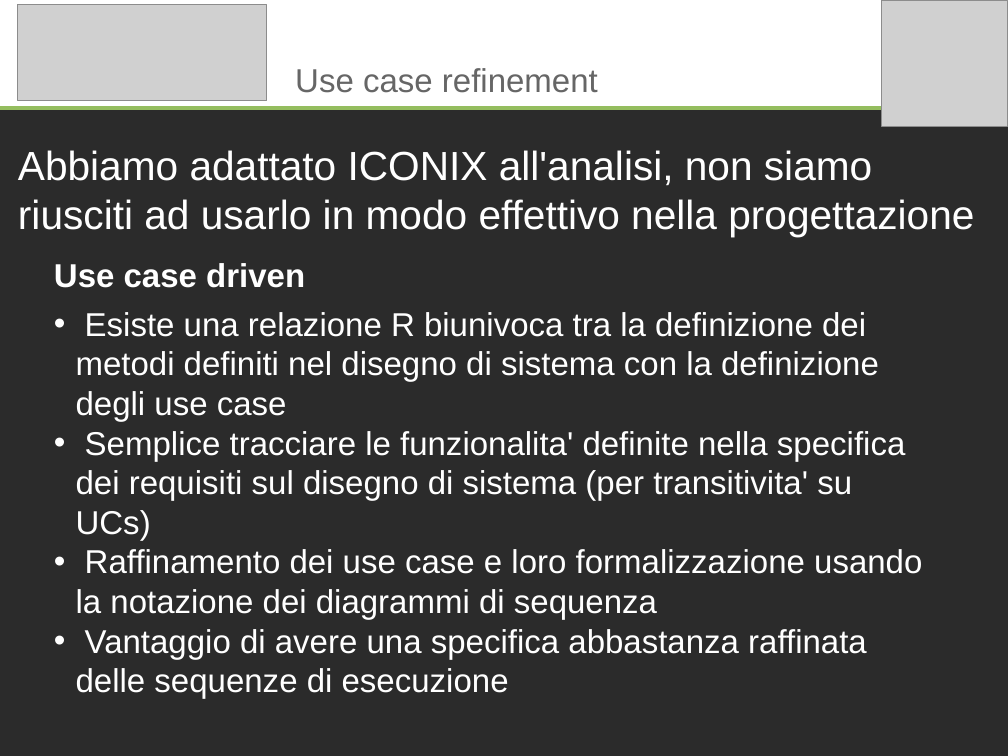
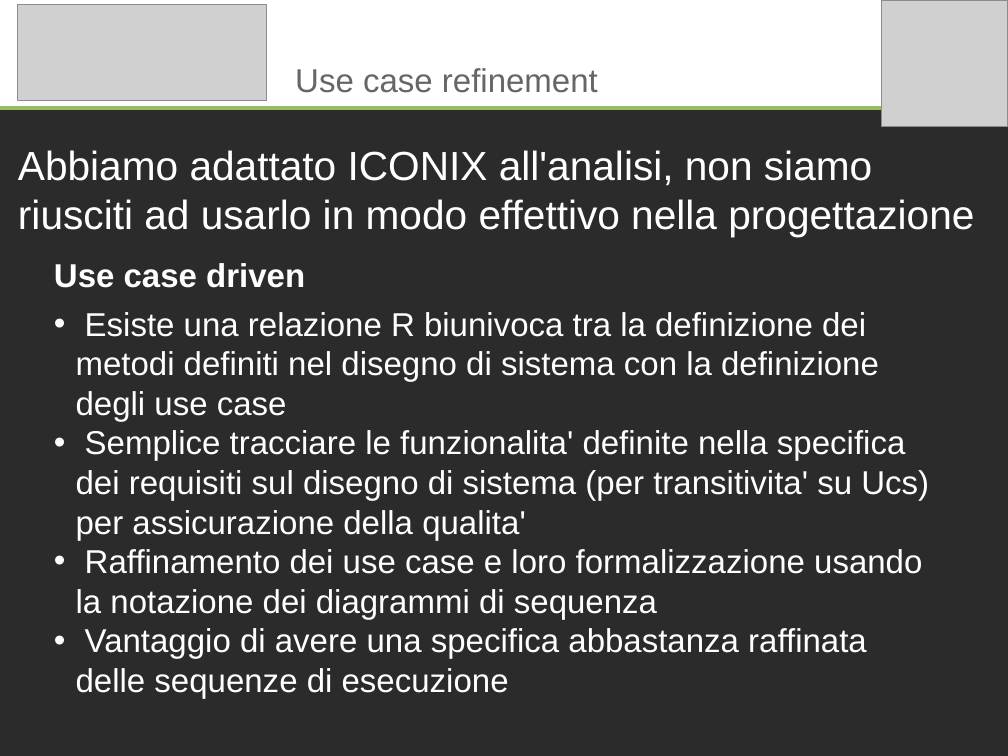
Before and after one commit to marcotinacci/PMango-Diagrams, a slide deck: slide 2 of documentazione_progetto/exams/nocentini/nocentini_presentation.odp. Drawn at 1008x756 pixels with LibreOffice and Linux fonts; fonts in the diff are those of the drawing; grey boxes stand for pictures; background and template pictures are left out; a plain dark background stands for a picture behind light text. Boxes give left, top, right and bottom in pixels: in the first picture for what was removed or moved away, otherwise in the second. Text is boxed around its words. In the diff, an @@ line names an element or a change of style, - is before the commit and + after.

Commit message:
finish my presentation

```diff
--- a/documentazione_progetto/exams/nocentini/nocentini_presentation.odp
+++ b/documentazione_progetto/exams/nocentini/nocentini_presentation.odp
@@ text at (76,430,929,540): text changed @@
-• Semplice tracciare le funzionalita' definite nella specifica dei requisiti sul disegno di sistema (per transitivita' su UCs)
+• Semplice tracciare le funzionalita' definite nella specifica dei requisiti sul disegno di sistema (per transitivita' su Ucs) per assicurazione della qualita'
```
Also in this commit, not shown: 2 other slides changed, 3 slides added, 3 slides removed, 1 other file.
